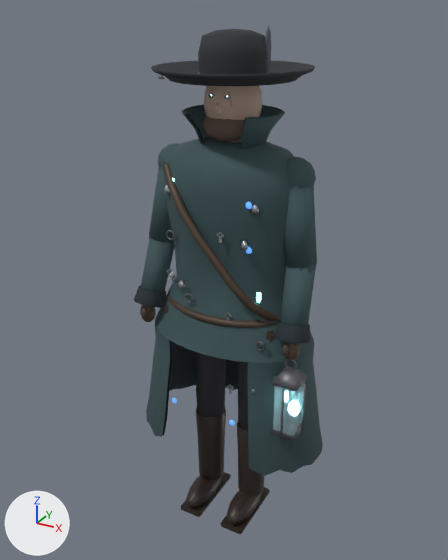
One commit to the glTF model haunted/models/ghost_hunter.glb: the scene before it, then after it.
Both versions are drawn from a 50 mm camera at (0.972, -1.829, 1.91) aimed at (-0.055, 0.038, 0.976). Every picture has the same lights, and +X, +Y and +Z are marked at lower left. The picture after the commit comes second. Where no turn or scale is listed for an object, it has been applied to the vertices.

In view in the first picture: 'ArmA_HunterCoat', 'ArmB_CharmIron', 'ArmB_HunterCoat', 'Head_HunterHat', 'Head_WeatheredSkin', 'Hunter_Root_HunterCoat', 'Hunter_Root_HunterLeather', 'LanternGlass', 'LegA_Boot', 'LegB_Boot', 'LegLegA', 'SkirtIn' and 11 more.
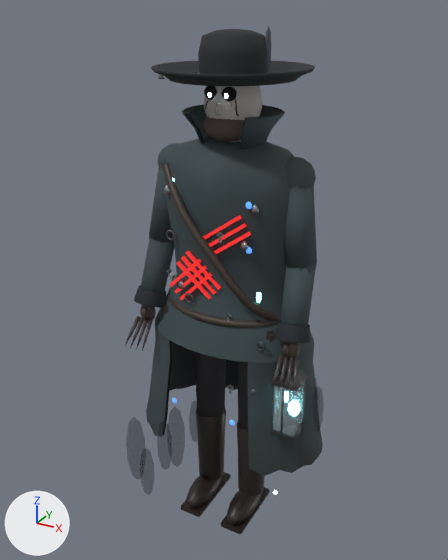
Location of each change, [x1, y1, x2, y2] in pixels of the pictures (448 x 560 px):
'Hunter_Root_HSmoke', added
    after: [126, 378, 324, 495]
'Hunter_Root_HWound', added (red)
    after: [169, 215, 251, 301]
'ArmB_HClaw', added
    after: [271, 354, 299, 396]
'ArmA_HClaw', added
    after: [125, 316, 153, 351]
'Head_HVoid', added
    after: [204, 86, 237, 101]
'Head_HEye_8cd8ff', added
    after: [208, 92, 228, 99]

Diff of the bpy script that builds the scene:
```diff
--- a/haunted/models/ghost_hunter.glb.py
+++ b/haunted/models/ghost_hunter.glb.py
@@ ob_head_hvoid @@
+ob_head_hvoid = bpy.data.objects.new('Head_HVoid', me_hsocket_1)  # 104 vertices, 200 faces; spans x -0.0269..0.0874, y -0.0151..0.0151, z -0.0234..0.0234; in mat_hvoid (black #0d0a0a)
+ob_head_hvoid.location = (-0.03, -0.085, 1.665)
@@ ob_head_heye_8cd8ff @@
+ob_head_heye_8cd8ff = bpy.data.objects.new('Head_HEye_8cd8ff', me_hpupil_1)  # 40 vertices, 72 faces; spans x -0.008..0.0662, y -0.0043..0.0043, z -0.008..0.008; in mat_heye_8cd8ff (cyan #d4ffff, glowing blue #c4edff)
+ob_head_heye_8cd8ff.location = (-0.029, -0.1, 1.662)
@@ ob_armb_hclaw @@
+ob_armb_hclaw = bpy.data.objects.new('ArmB_HClaw', me_hclawhandarmb0)  # 52 vertices, 88 faces; spans x 0.2585..0.3443, y -0.2161..-0.1361, z 0.7355..0.8434; in mat_hclaw (dark grey #3f3838)
+ob_armb_hclaw.location = (0.0, 0.0, 0.0)
@@ ob_arma_hclaw @@
+ob_arma_hclaw = bpy.data.objects.new('ArmA_HClaw', me_hclawhandarma0)  # 52 vertices, 88 faces; spans x -0.3443..-0.2585, y -0.2161..-0.1361, z 0.7355..0.8434; in mat_hclaw (dark grey #3f3838)
+ob_arma_hclaw.location = (0.0, 0.0, 0.0)
@@ ob_hunter_root_hwound @@
+ob_hunter_root_hwound = bpy.data.objects.new('Hunter_Root_HWound', me_hslash0_0)  # 72 vertices, 108 faces; spans x -0.096..0.222, y -0.018..0.005, z -0.083..0.267; in mat_hwound (red #891919, glowing red #dd2b2b)
+ob_hunter_root_hwound.location = (-0.072, -0.146, 1.043)
@@ ob_hunter_root_hsmoke @@
+ob_hunter_root_hsmoke = bpy.data.objects.new('Hunter_Root_HSmoke', me_hsmoke0)  # a UV sphere (8 segments, 5 rings, poles along z) spanning x -0.04..0.04, y -0.04..0.04, z -0.169..0.169; a UV sphere (8 segments, 5 rings, poles along z) spanning x 0.648..0.699, y -0.088..-0.037, z 0.311..0.524; a UV sphere (8 segments, 5 rings, poles along z) spanning x -0.053..0.009, y -0.23..-0.168, z -0.184..0.077; a UV sphere (8 segments, 5 rings, poles along z) spanning x 0.198..0.251, y -0.432..-0.378, z 0.21..0.435; a UV sphere (8 segments, 5 rings, poles along z) spanning x 0.304..0.387, y 0.177..0.26, z 0.028..0.376; a UV sphere (8 segments, 5 rings, poles along z) spanning x -0.042..0.034, y -0.323..-0.248, z -0.025..0.295; a UV sphere (8 segments, 5 rings, poles along z) spanning x 0.543..0.618, y 0.077..0.152, z 0.137..0.453; a UV sphere (8 segments, 5 rings, poles along z) spanning x 0.038..0.093, y 0.034..0.089, z -0.046..0.187; in mat_hsmoke (black #191621)
+ob_hunter_root_hsmoke.location = (-0.323, 0.077, 0.126)
```
